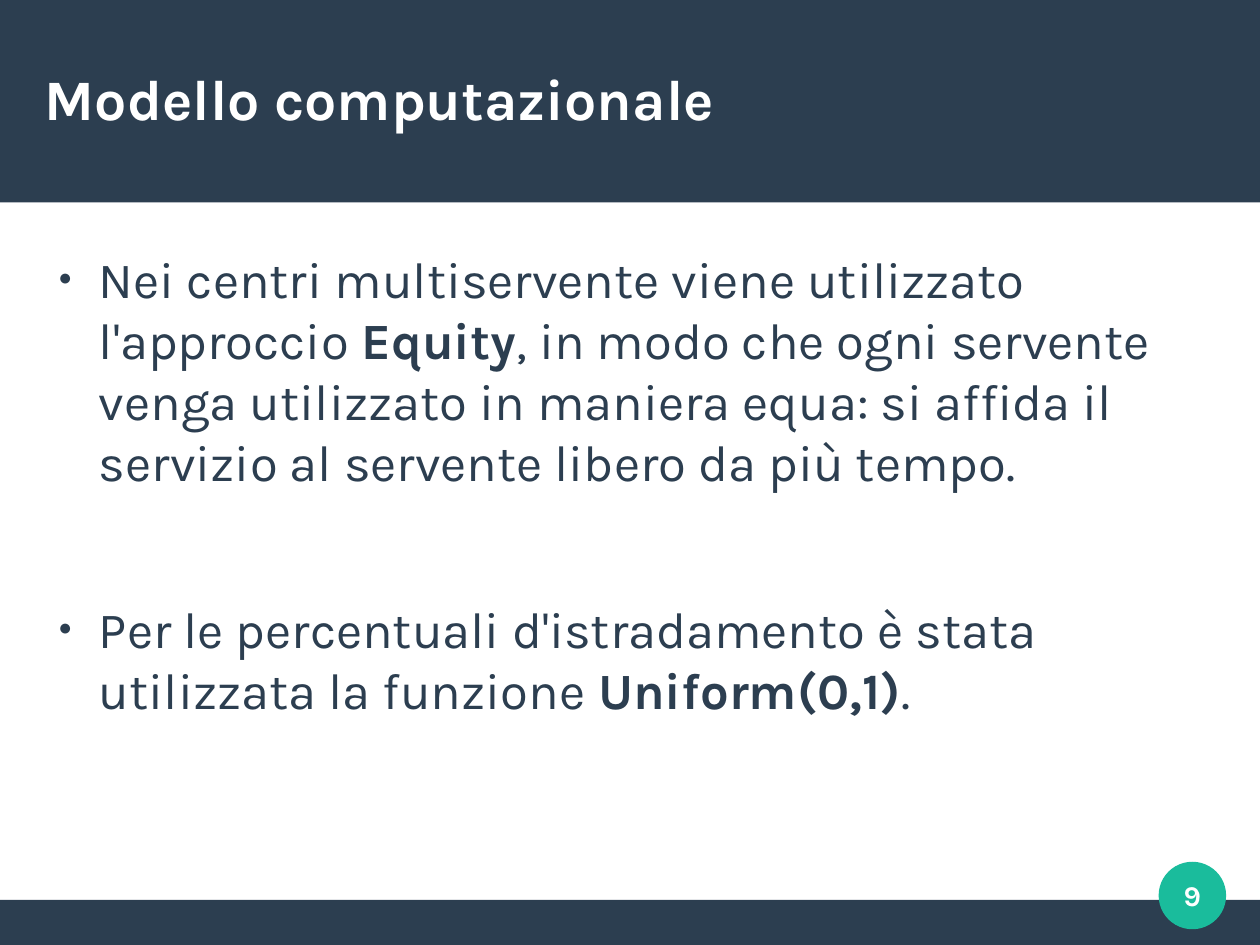
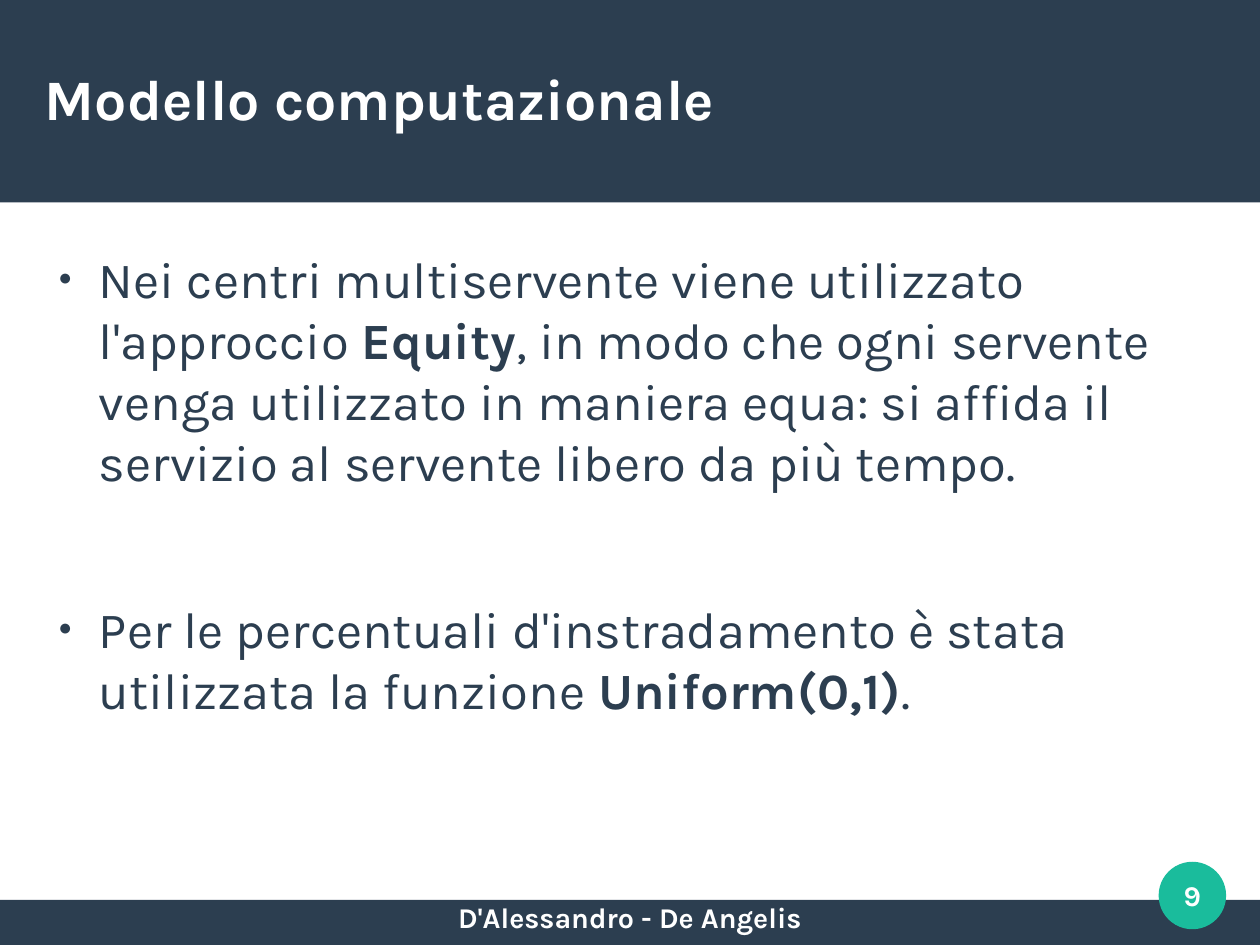
Before and after one commit to EnricoDAlessandro97UNI/DisneyWorld, a slide deck: slide 9 of presentazione.odp. Drawn at 1260x945 pixels with LibreOffice and Linux fonts; fonts in the diff are those of the drawing. Boxes give left, top, right and bottom in pixels: in the first picture for what was removed or moved away, otherwise in the second. Text is boxed around its words. In the diff, an @@ line names an element or a change of style, - is before the commit and + after.

```diff
--- a/presentazione.odp
+++ b/presentazione.odp
@@ text at [99, 609, 1067, 716]: text changed @@
-● Per le percentuali d'istradamento è stata utilizzata la funzione Uniform(0,1).
+● Per le percentuali d'instradamento è stata utilizzata la funzione Uniform(0,1).
@@ text added at [458, 907, 802, 935], 18 pt, text #FFFFFF, bold @@
+D'Alessandro - De Angelis
```
Also in this commit, not shown: 14 other slides changed, 19 slides added, 32 other files.
